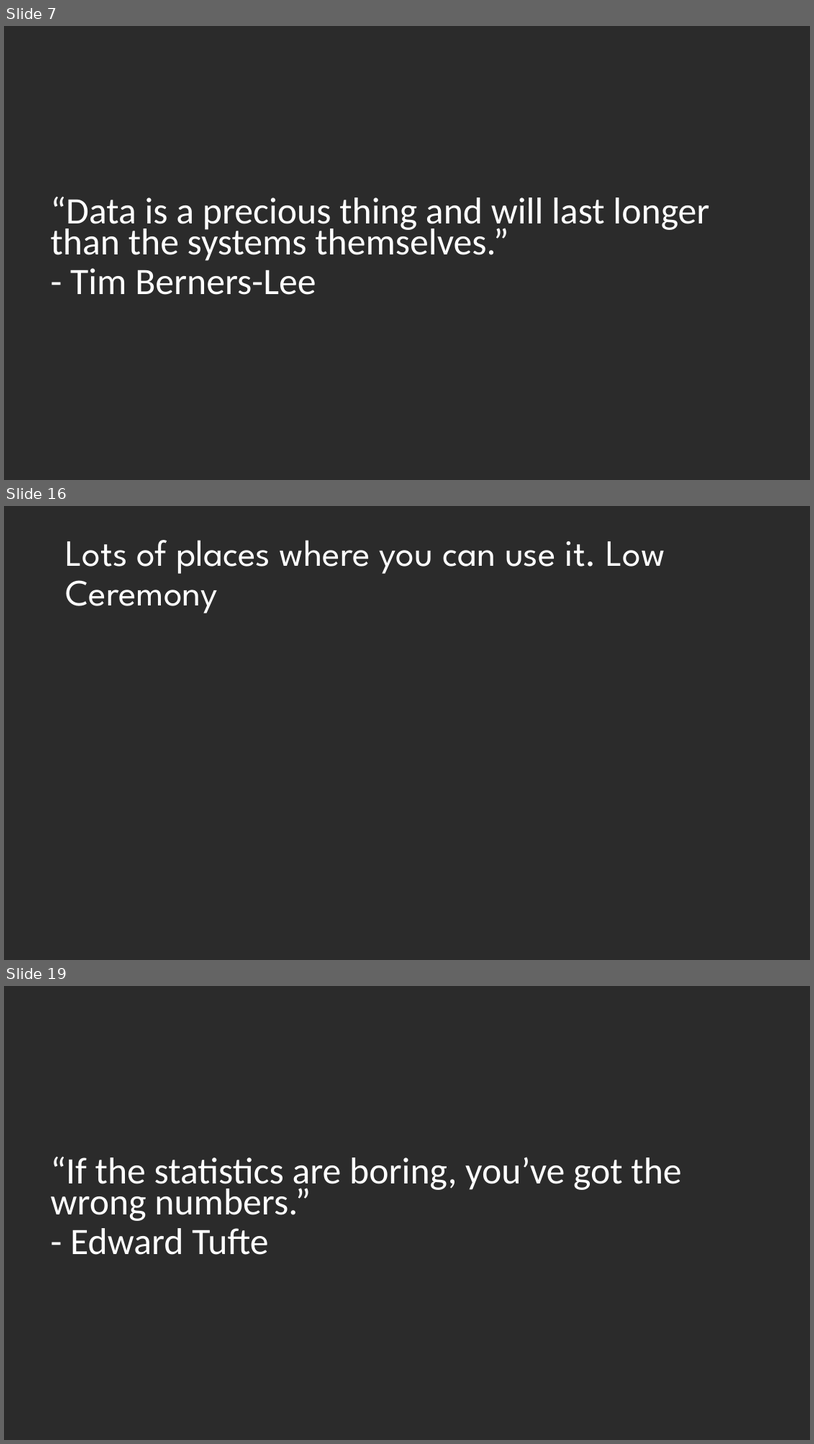
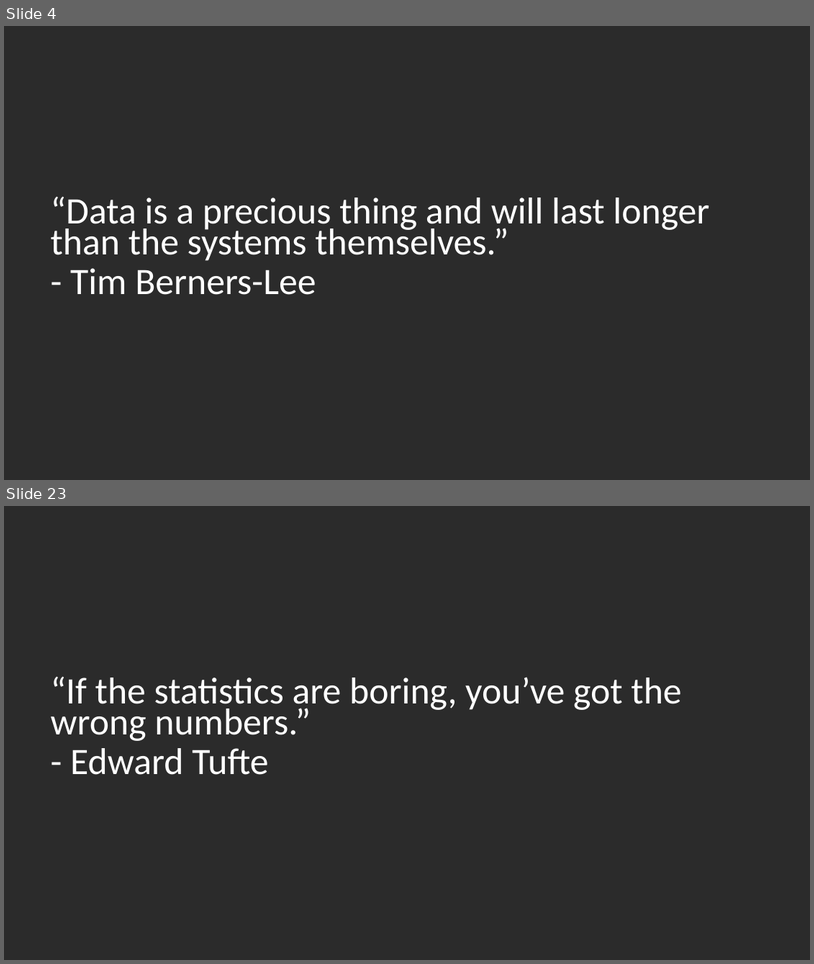
Before and after one commit to DustinEwers/r-talk-demos, a slide deck: slides/r_slides.pptx. Shown one above the other, each under a label of ours: slides 7, 16 and 19 before the commit, slides 4 and 23 after it; the slides between them are not shown. The pictures are 814x1444 and 814x964 pixels, drawn with LibreOffice and Linux fonts; fonts in the diff are those of the drawing; background and template pictures are left out; a plain dark background stands for a picture behind light text. Boxes give left, top, right and bottom in pixels: in the first picture for what was removed or moved away, otherwise in the second. Text is boxed around its words. In the diff, an @@ line names an element or a change of style, - is before the commit and + after.

```diff
--- a/slides/r_slides.pptx
+++ b/slides/r_slides.pptx
@@ slide 16 removed at (x1=4, y1=506, x2=810, y2=960), background picture (left out) @@
@@ title removed at (x1=65, y1=540, x2=666, y2=613) @@
-Lots of places where you can use it. Low Ceremony
@@ what was slide 7 is now slide 4 @@
@@ what was slide 19 is now slide 23 @@
```
Also in this commit, not shown: 9 slides changed, 10 slides added, 6 other slides removed.
